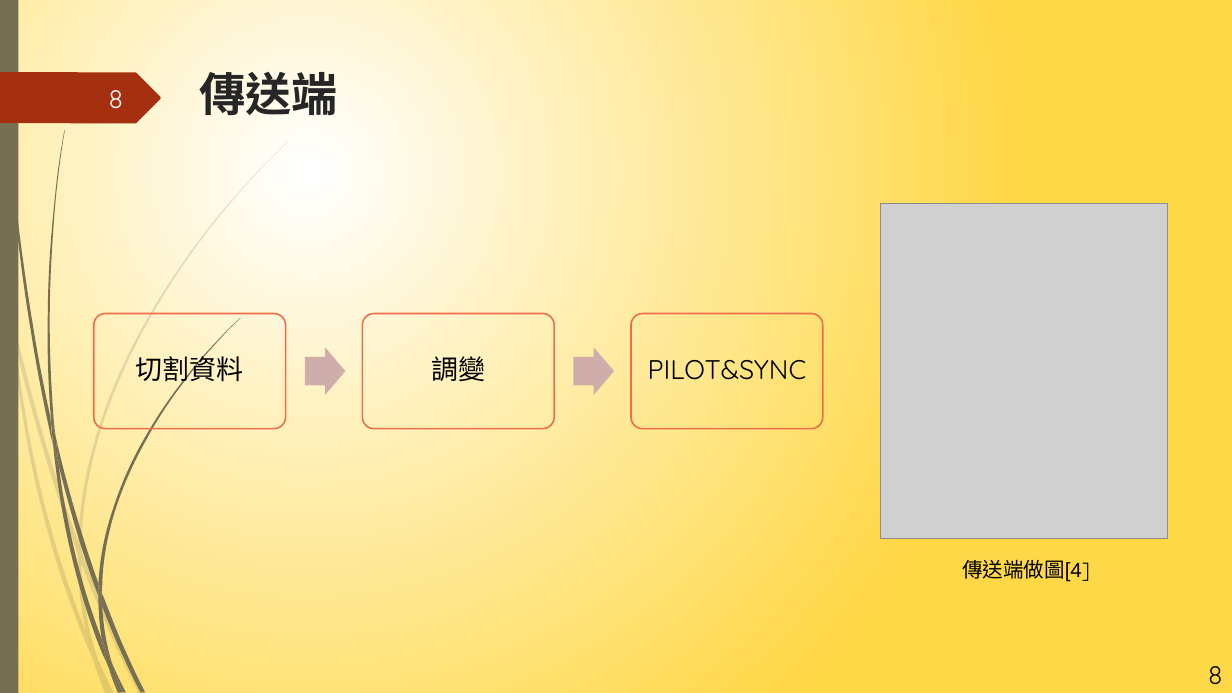
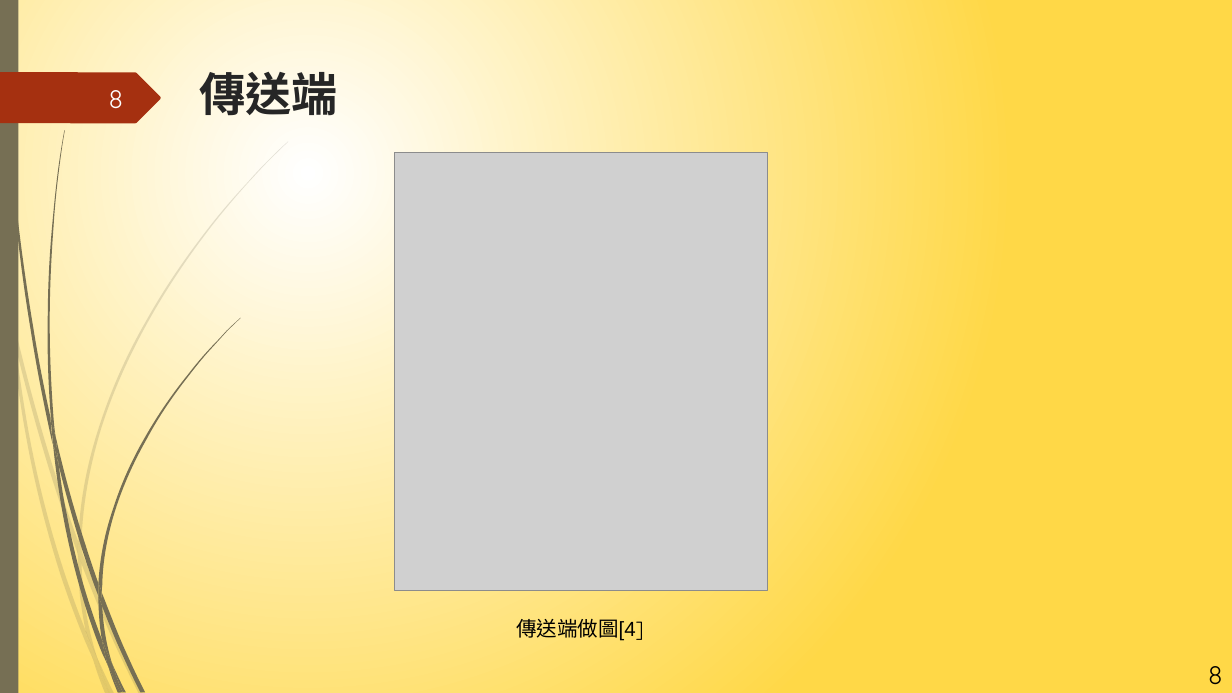
Before and after one commit to NIUWCSP/OTSM, a slide deck: slide 8 of report/以SDR實現OTSM通訊技術.pptx. Drawn at 1232x693 pixels with LibreOffice and Linux fonts; fonts in the diff are those of the drawing; grey boxes stand for pictures. Boxes give left, top, right and bottom in pixels: in the first picture for what was removed or moved away, otherwise in the second. Text is boxed around its words. In the diff, an @@ line names an element or a change of style, - is before the commit and + after.

```diff
--- a/report/以SDR實現OTSM通訊技術.pptx
+++ b/report/以SDR實現OTSM通訊技術.pptx
@@ picture: place and size @@
-picture at bbox=[881, 203, 1167, 539]
+picture at bbox=[395, 152, 768, 591]
@@ group removed at bbox=[93, 313, 823, 429]: 3 rounded rectangles, 3 texts, 2 right arrows @@
-切割資料
-調變
-PILOT&SYNC
@@ text "傳送端做圖[4]": place and size @@
-text "傳送端做圖[4]" at bbox=[962, 559, 1090, 582]
+text "傳送端做圖[4]" at bbox=[516, 618, 644, 641]
```
Also in this commit, not shown: 6 other slides changed, 1 slide added, 1 slide removed.
